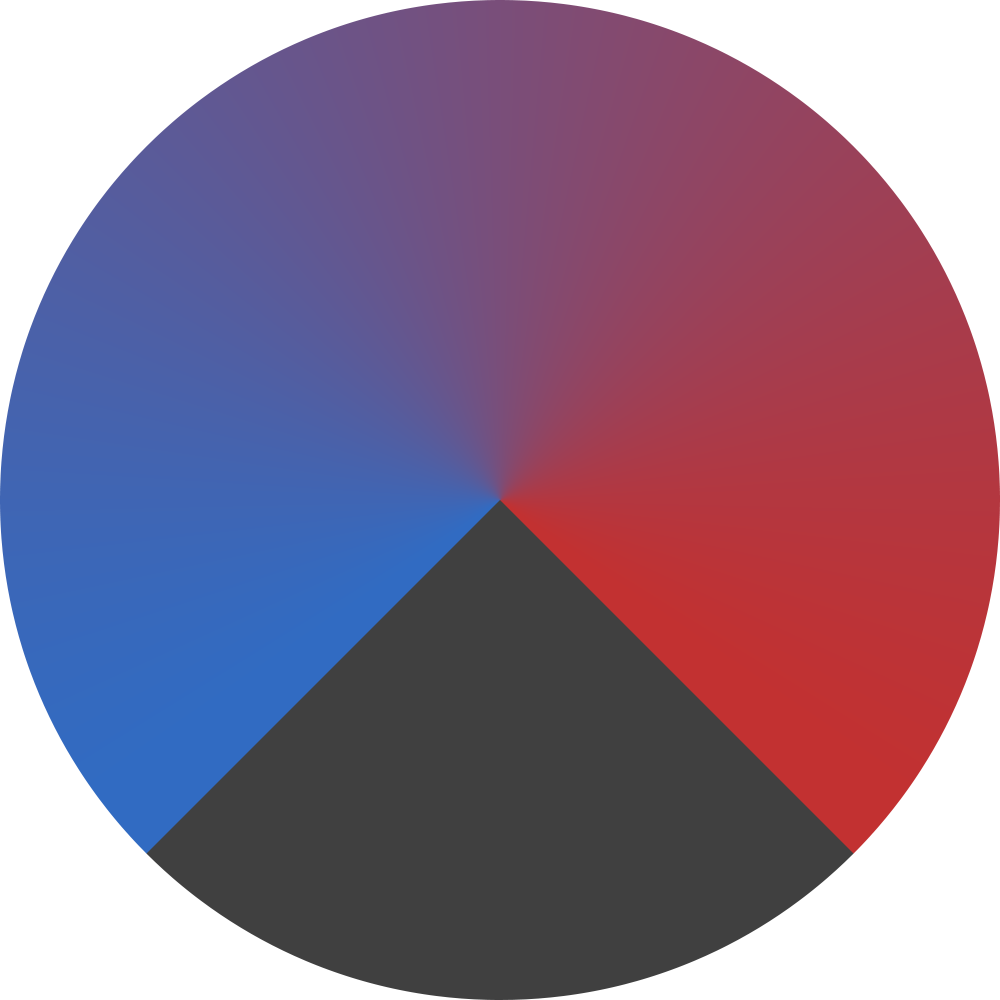
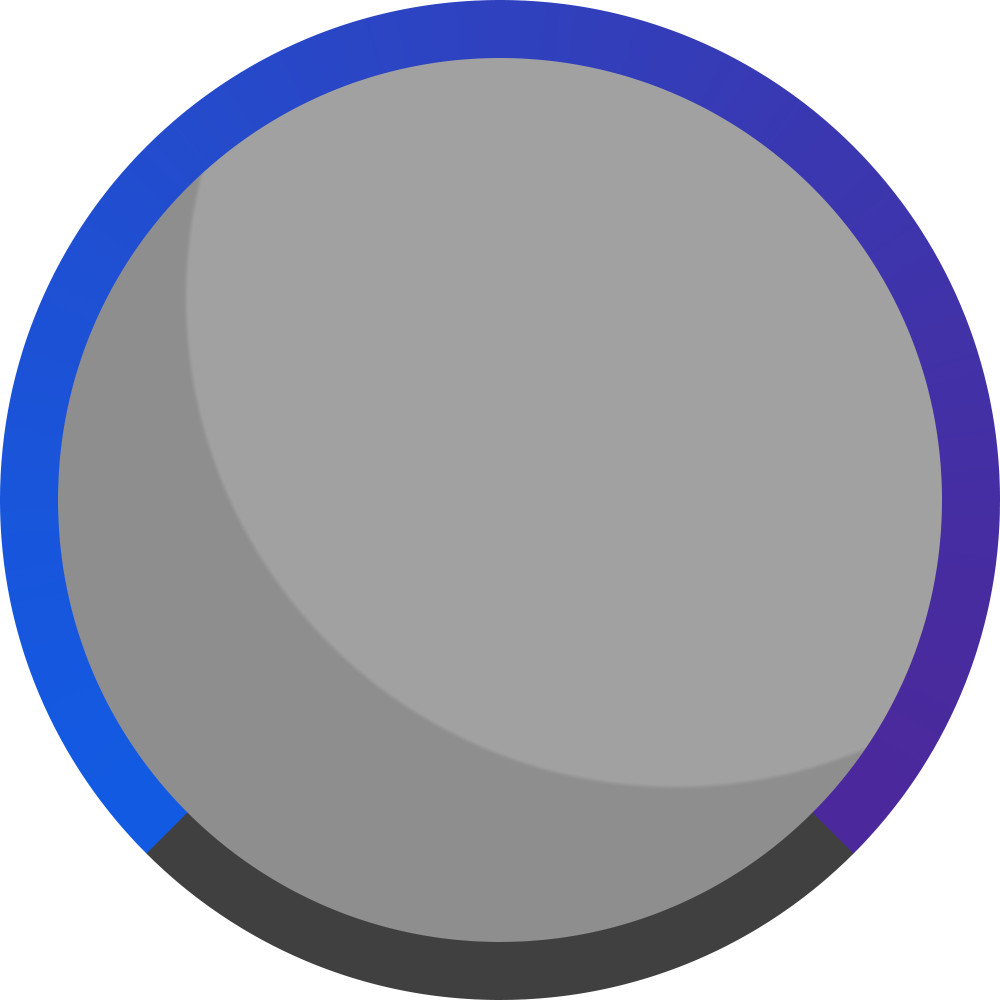
Layered file, before and after one edit (1000 x 1000). Changes by layer:
showed group "SPHERE" (2 layers) over (x1=58, y1=58, x2=942, y2=942)
added group "GRADIENT COOL" with 3 layers above "GRADIENT HEAT" over (x1=0, y1=0, x2=1000, y2=942)
added layer "Layer 12 copy" (1st of 3, in "GRADIENT COOL") in group "GRADIENT COOL" over (x1=0, y1=500, x2=1000, y2=942)
added layer "NORMAL" (1st of 3, in "GRADIENT COOL") in group "GRADIENT COOL" over (x1=0, y1=0, x2=1000, y2=942)
added layer "Ellipse 3" (1st of 3, in "GRADIENT COOL") in group "GRADIENT COOL" over (x1=0, y1=0, x2=1000, y2=942)
hid group "GRADIENT" (3 layers) over (x1=0, y1=0, x2=1000, y2=942)
